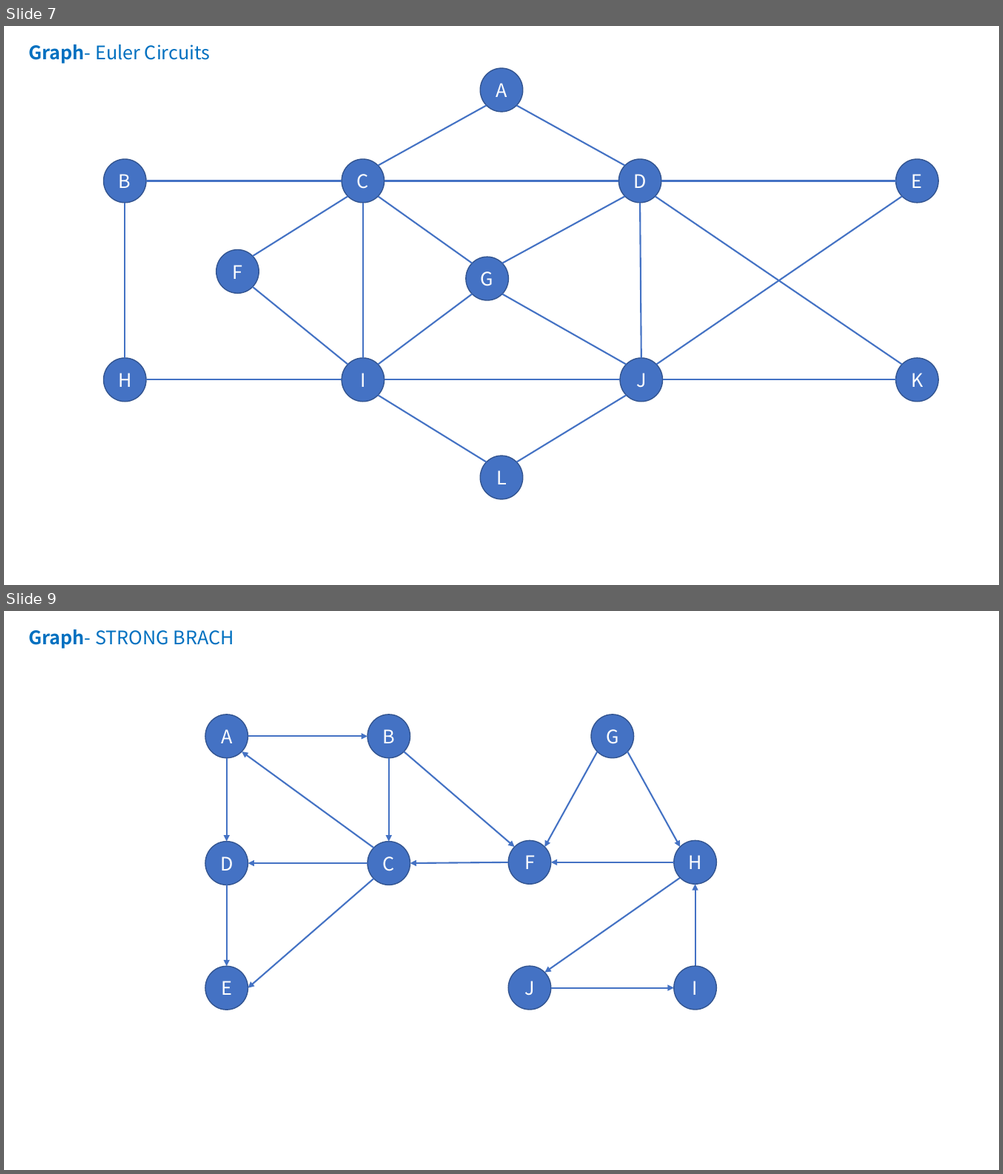
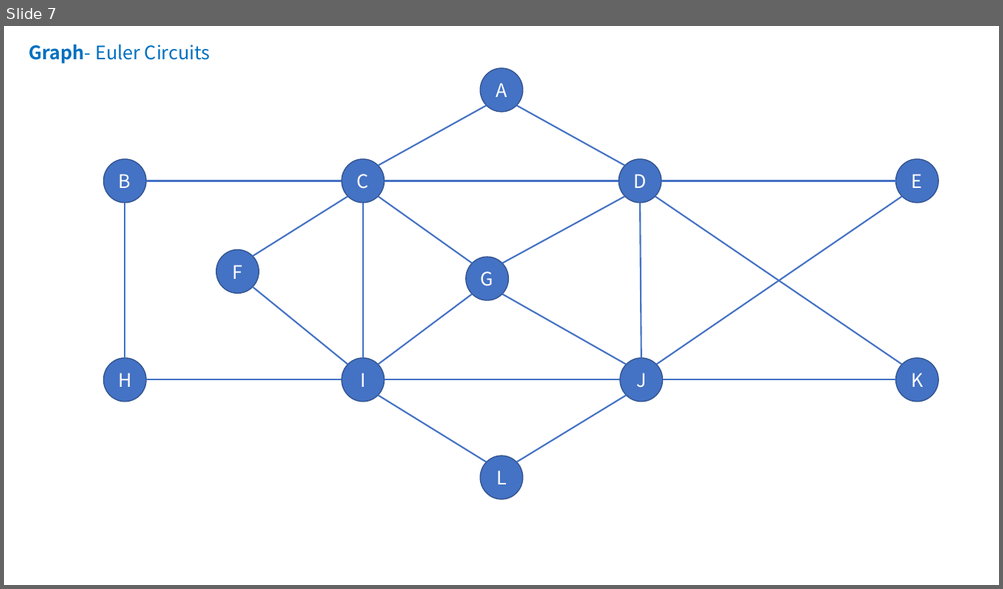
Before and after one commit to online-books/Data-Structures-and-Algorithm-Analysis-in-TS, a slide deck: Assets/visualization.pptx. Shown one above the other, each under a label of ours: slides 7 and 9 before the commit, slide 7 after it; the slides between them are not shown. The pictures are 1003x1174 and 1003x589 pixels, drawn with LibreOffice and Linux fonts; fonts in the diff are those of the drawing. Boxes give left, top, right and bottom in pixels: in the first picture for what was removed or moved away, otherwise in the second. Text is boxed around its words. In the diff, an @@ line names an element or a change of style, - is before the commit and + after.

Commit message:
Strong Component

```diff
--- a/Assets/visualization.pptx
+++ b/Assets/visualization.pptx
@@ slide 9 removed at box(4, 611, 999, 1170), background #FFFFFF @@
@@ text removed at box(28, 629, 234, 649) @@
-Graph- STRONG BRACH
@@ ellipse removed at box(205, 715, 248, 758) @@
-A
@@ ellipse removed at box(367, 715, 410, 758) @@
-B
@@ ellipse removed at box(591, 715, 634, 758) @@
-G
@@ arrow removed from (248, 736) to (367, 736) @@
@@ arrow removed from (226, 758) to (226, 842) @@
@@ arrow removed from (373, 849) to (242, 752) @@
@@ arrow removed from (389, 758) to (389, 842) @@
@@ arrow removed from (404, 752) to (515, 848) @@
@@ arrow removed from (597, 752) to (545, 848) @@
@@ arrow removed from (627, 752) to (680, 848) @@
@@ ellipse removed at box(205, 842, 248, 885) @@
-D
@@ ellipse removed at box(367, 842, 410, 885) @@
-C
@@ ellipse removed at box(509, 841, 551, 884) @@
-F
@@ ellipse removed at box(674, 841, 717, 884) @@
-H
@@ arrow removed from (367, 863) to (248, 863) @@
@@ arrow removed from (509, 863) to (410, 863) @@
@@ arrow removed from (674, 863) to (551, 863) @@
@@ arrow removed from (226, 886) to (226, 967) @@
@@ arrow removed from (373, 879) to (248, 988) @@
@@ arrow removed from (680, 878) to (545, 973) @@
@@ arrow removed from (695, 966) to (695, 884) @@
@@ ellipse removed at box(205, 967, 248, 1010) @@
-E
@@ ellipse removed at box(509, 966, 551, 1009) @@
-J
@@ ellipse removed at box(674, 966, 717, 1009) @@
-I
@@ arrow removed from (551, 988) to (674, 988) @@
```
Also in this commit, not shown: 1 slide changed, 1 slide added, 1 other slide removed, 3 other files.
